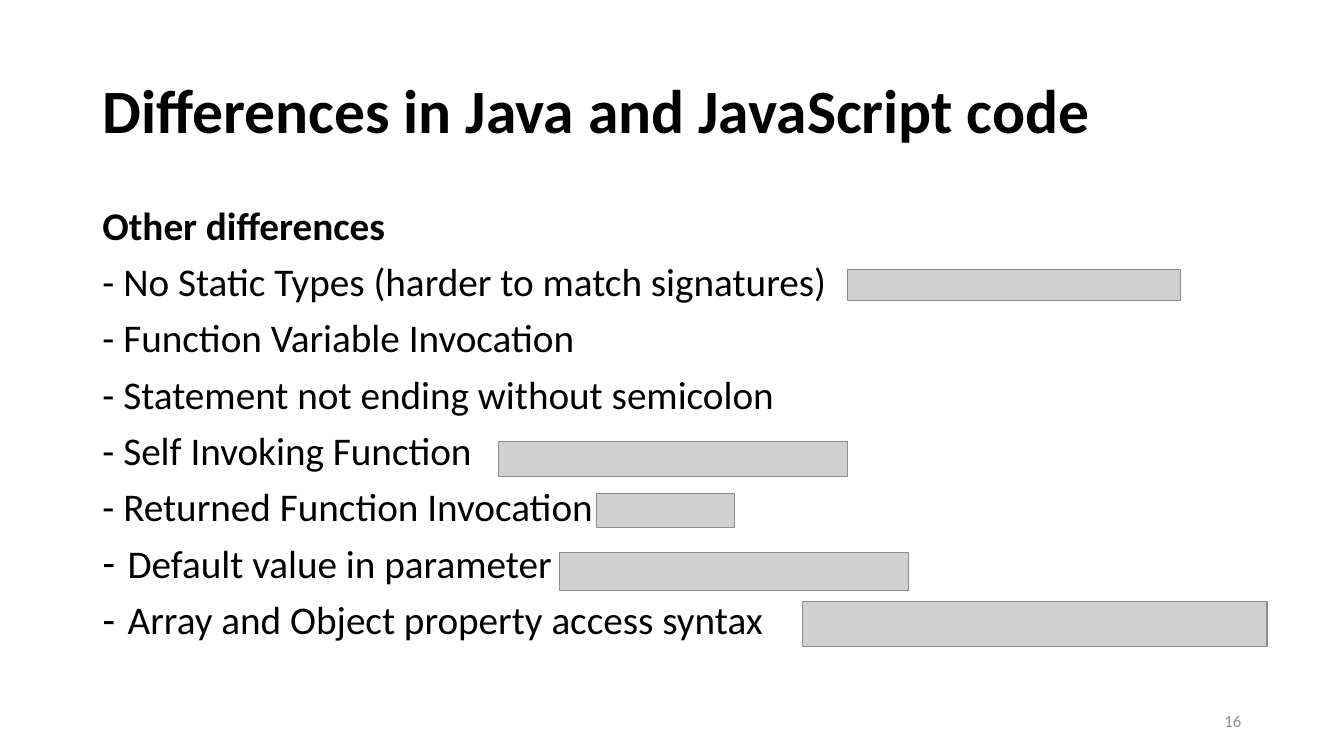
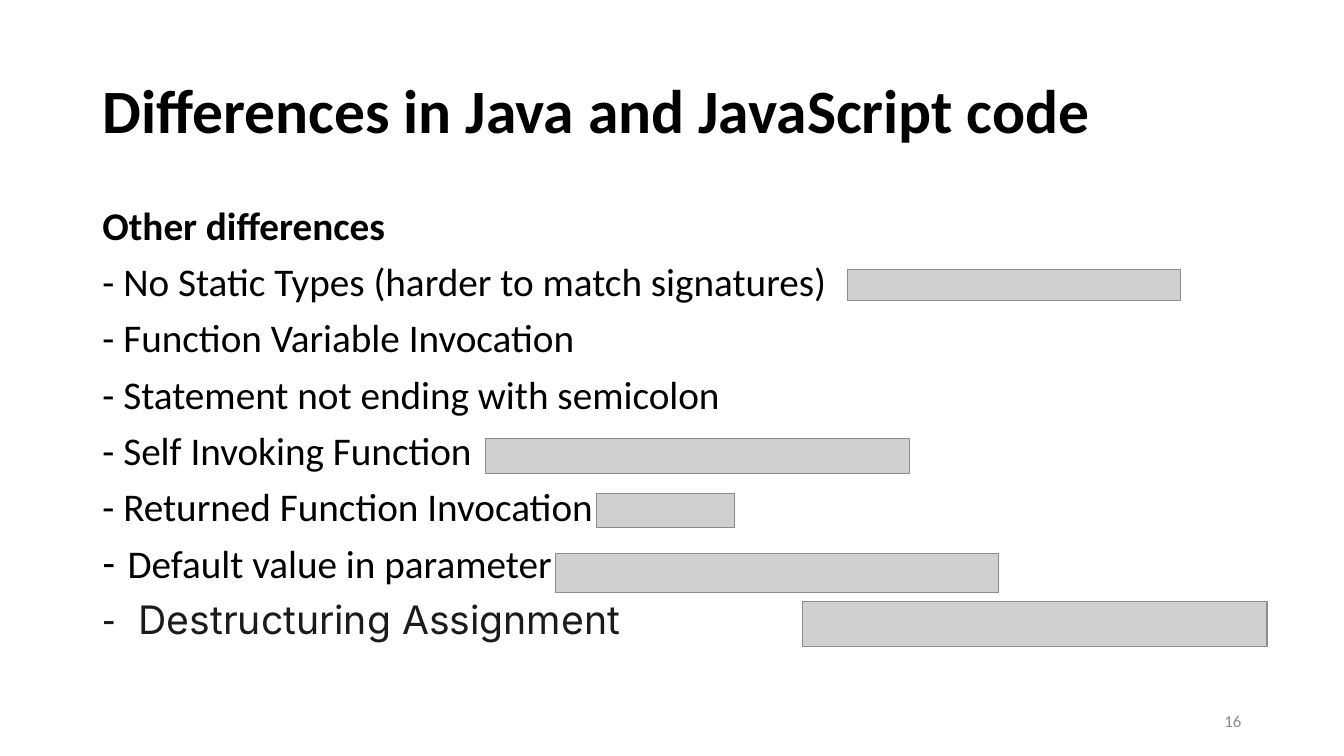
Before and after one commit to mkshiblu/jsdiffer, a slide deck: slide 16 of docs/thesis/ThesisDefensePresentation -2022-11-03.pptx. Drawn at 1344x756 pixels with LibreOffice and Linux fonts; fonts in the diff are those of the drawing; grey boxes stand for pictures. Boxes give left, top, right and bottom in pixels: in the first picture for what was removed or moved away, otherwise in the second. Text is boxed around its words. In the diff, an @@ line names an element or a change of style, - is before the commit and + after.

Commit message:
Added additional Java vs Js differences.

```diff
--- a/docs/thesis/ThesisDefensePresentation -2022-11-03.pptx
+++ b/docs/thesis/ThesisDefensePresentation -2022-11-03.pptx
@@ text at (x1=123, y1=381, x2=719, y2=416): text changed @@
-- Statement not ending without semicolon
+- Statement not ending with semicolon
@@ picture resized from (x1=498, y1=442, x2=848, y2=477) to (x1=486, y1=439, x2=909, y2=473) @@
@@ picture resized from (x1=560, y1=554, x2=909, y2=592) to (x1=556, y1=554, x2=999, y2=593) @@
@@ text at (x1=139, y1=604, x2=620, y2=643): text changed; font Calibri to Inter; text colour #000000 to #1B1B1B @@
-– Array and Object property access syntax
+– Destructuring Assignment
```
Also in this commit, not shown: 3 other files.
